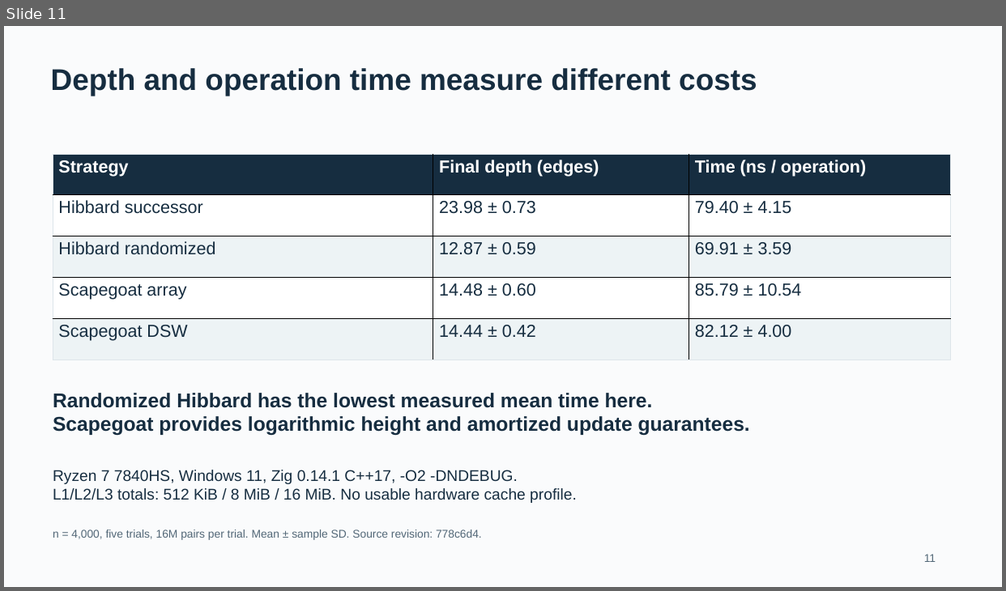
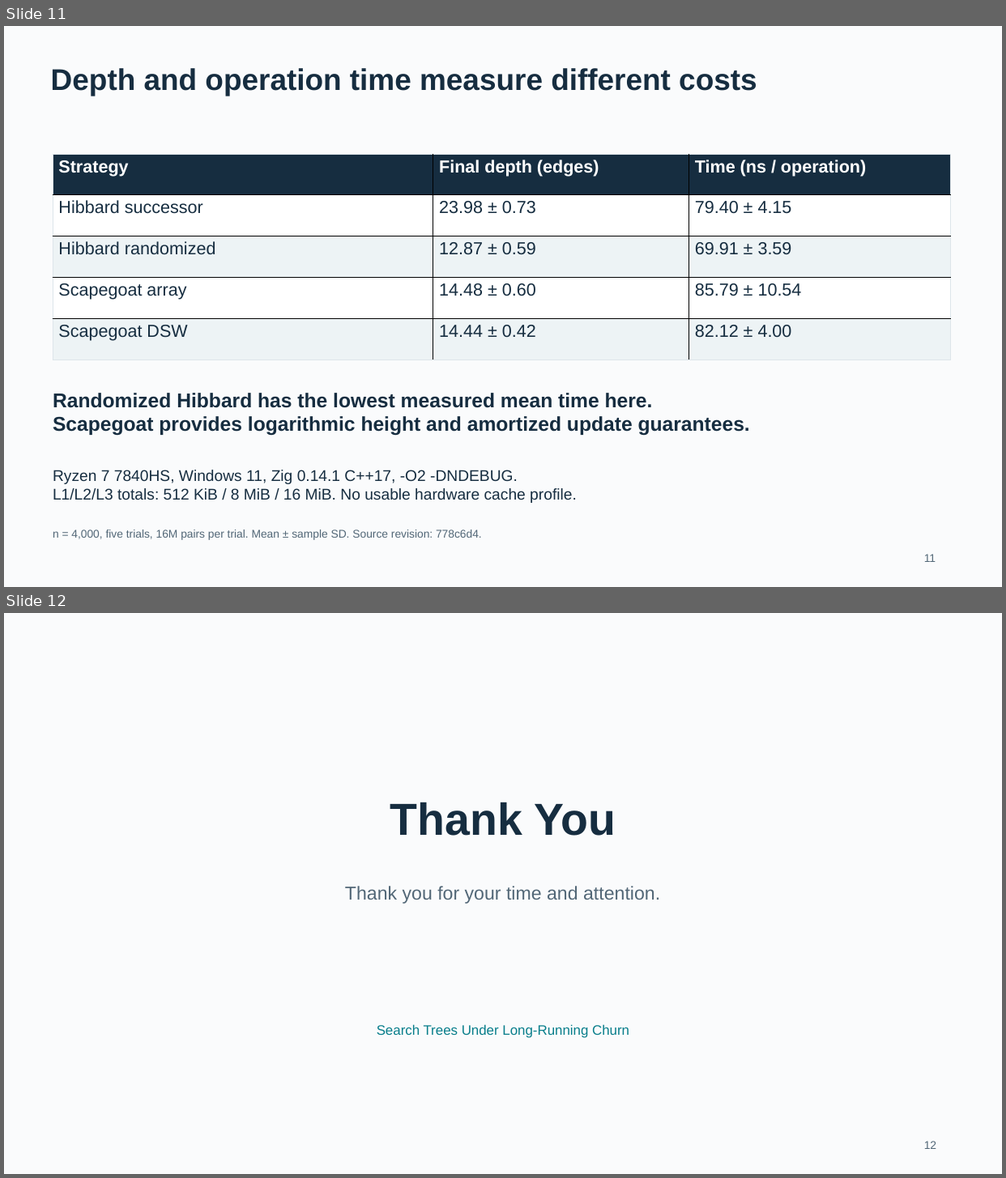
Before and after one commit to MayankMoyal/DSA-Project, a slide deck: docs/slides/slides.pptx. Shown one above the other, each under a label of ours: slide 11 before the commit, slides 11 and 12 after it. The pictures are 1006x591 and 1006x1178 pixels, drawn with LibreOffice and Linux fonts; fonts in the diff are those of the drawing. Boxes give left, top, right and bottom in pixels: in the first picture for what was removed or moved away, otherwise in the second. Text is boxed around its words. In the diff, an @@ line names an element or a change of style, - is before the commit and + after.

```diff
--- a/docs/slides/slides.pptx
+++ b/docs/slides/slides.pptx
@@ slide 12 added at (4, 613, 1002, 1174), background #FAFBFC @@
@@ text added at (390, 803, 616, 836), 54 pt, text #162D40, bold @@
+Thank You
@@ text added at (345, 886, 660, 904), 22.5 pt, text #526777 @@
+Thank you for your time and attention.
@@ text added at (377, 1024, 629, 1038), 16.5 pt, text #087E8B @@
+Search Trees Under Long-Running Churn
@@ text added at (924, 1141, 936, 1149), 13.5 pt, text #526777 @@
+12
```
Also in this commit, not shown: 6 slides changed, 1 other slide added, 2 slides removed, 4 other files.
